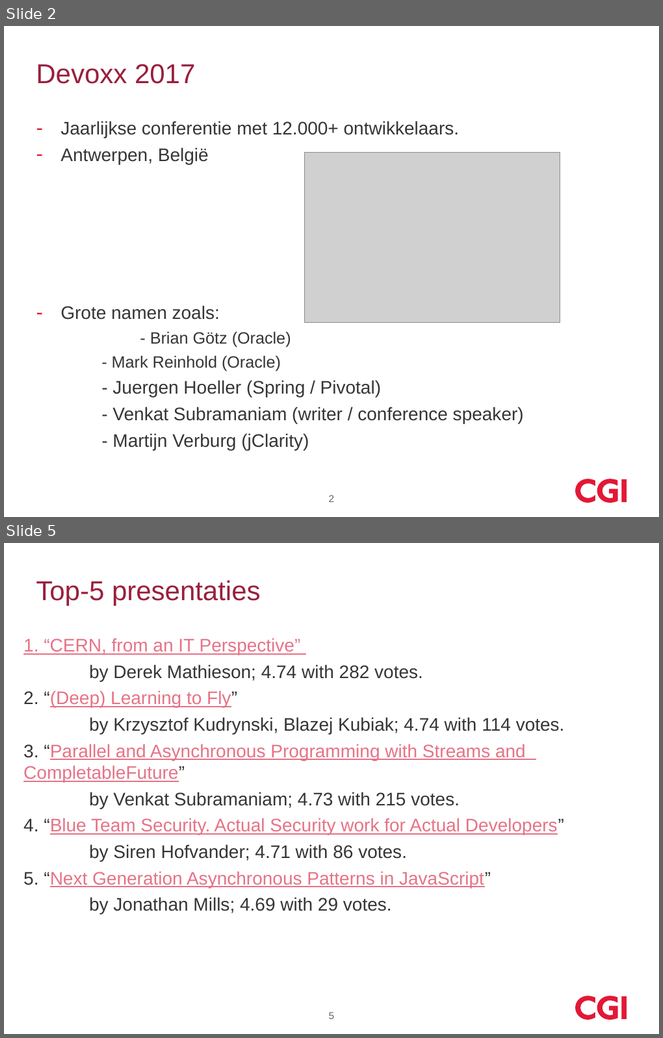
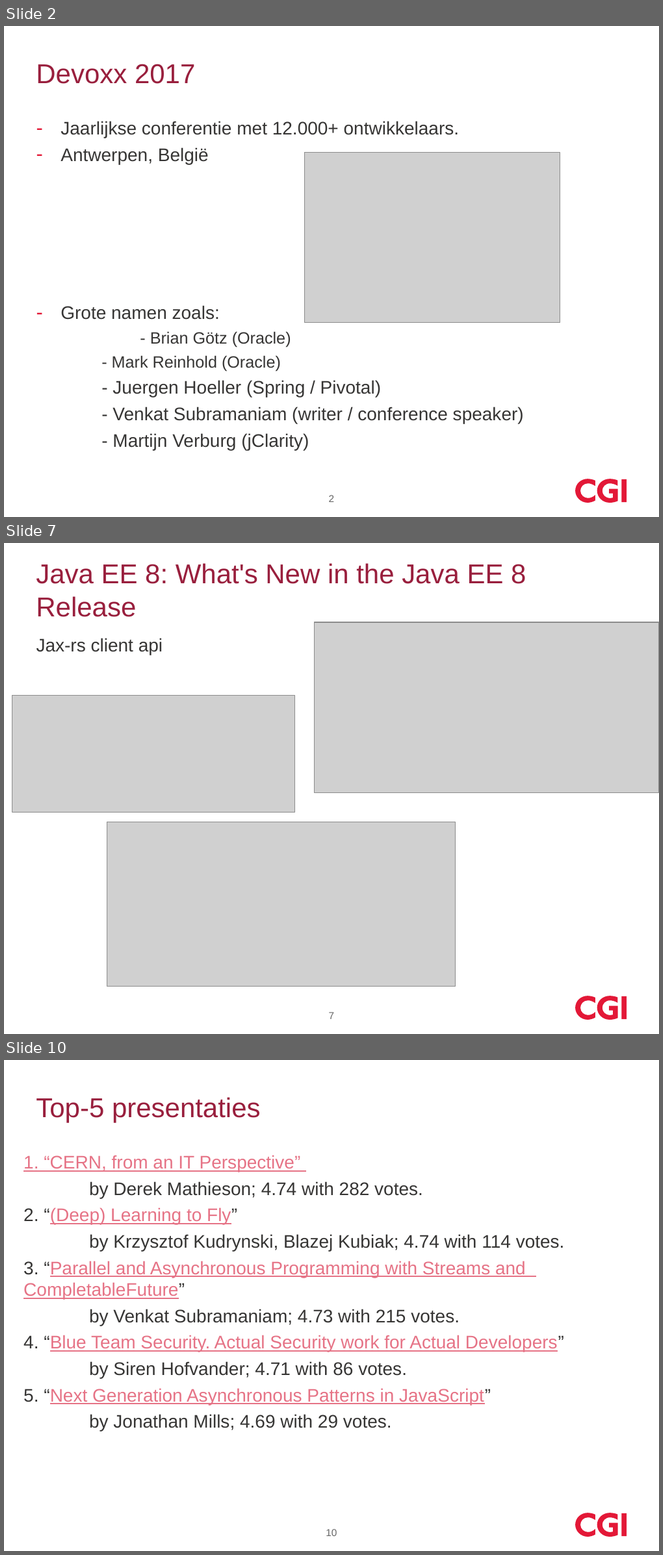
Before and after one commit to koosdrost/GeneralDir, a slide deck: devoxx_2017_cgi.pptx. Shown one above the other, each under a label of ours: slides 2 and 5 before the commit, slides 2, 7 and 10 after it; the slides between them are not shown. The pictures are 663x1038 and 663x1555 pixels, drawn with LibreOffice and Linux fonts; fonts in the diff are those of the drawing; grey boxes stand for pictures; background and template pictures are left out. Boxes give left, top, right and bottom in pixels: in the first picture for what was removed or moved away, otherwise in the second. Text is boxed around its words. In the diff, an @@ line names an element or a change of style, - is before the commit and + after.

```diff
--- a/devoxx_2017_cgi.pptx
+++ b/devoxx_2017_cgi.pptx
@@ slide 7 added at <box>4,543,659,1034</box>, background #FFFFFF; not listed: 3 template elements that a slide beside it also shows @@
@@ title added at <box>36,563,526,617</box>, 30 pt, text #991F3D @@
+Java EE 8: What's New in the Java EE 8 Release
@@ text added at <box>36,638,163,655</box>, 20 pt, text #363534 @@
+Jax-rs client api
@@ picture added at <box>315,622,659,793</box> @@
@@ picture added at <box>12,696,295,812</box> @@
@@ picture added at <box>107,822,456,986</box> @@
@@ page number added at <box>329,1012,335,1019</box>, 11 pt, text #666666 @@
+7
@@ what was slide 5 is now slide 10 @@
@@ page number at <box>326,1529,337,1536</box>: text changed @@
-5
+10
```
Also in this commit, not shown: 6 other slides added, 2 slides removed.
